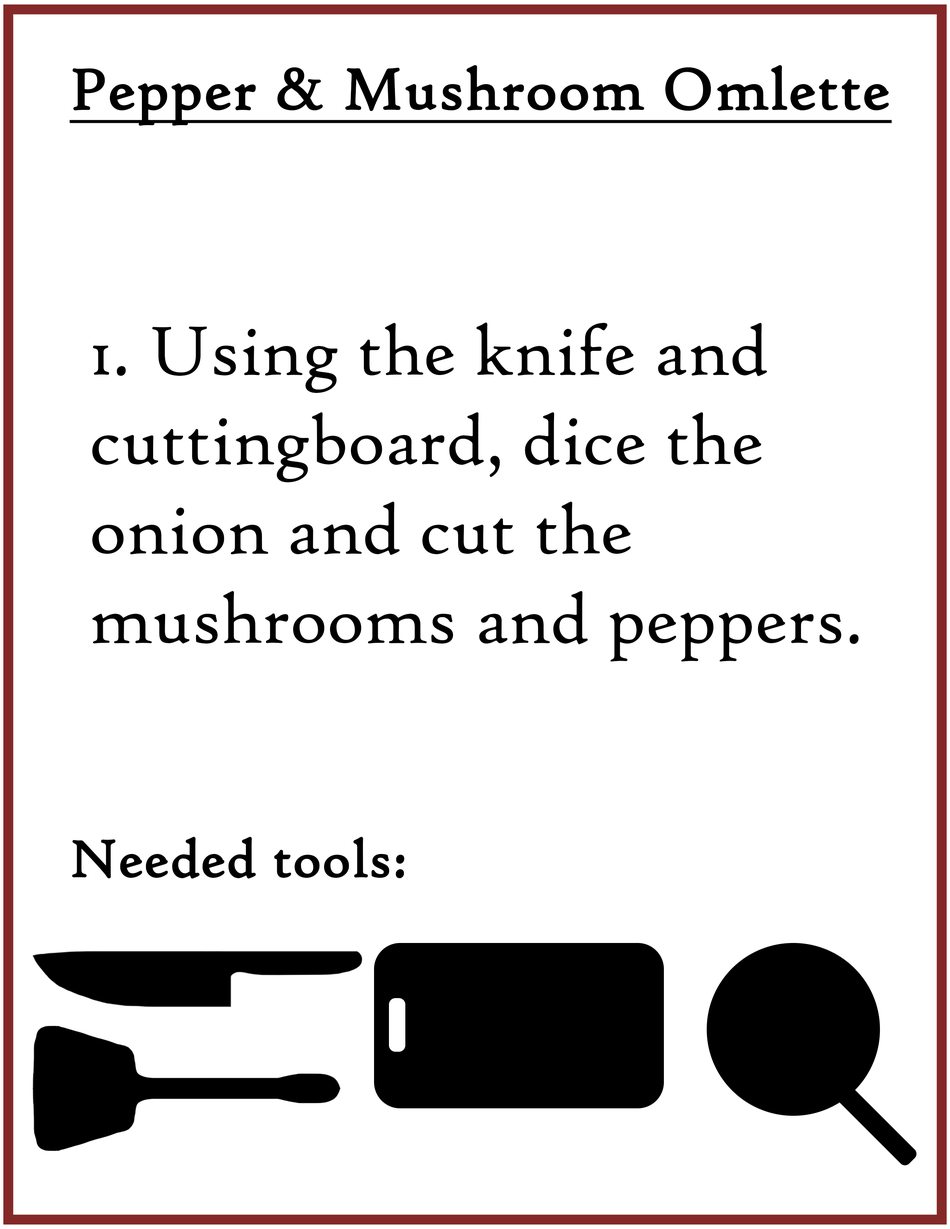
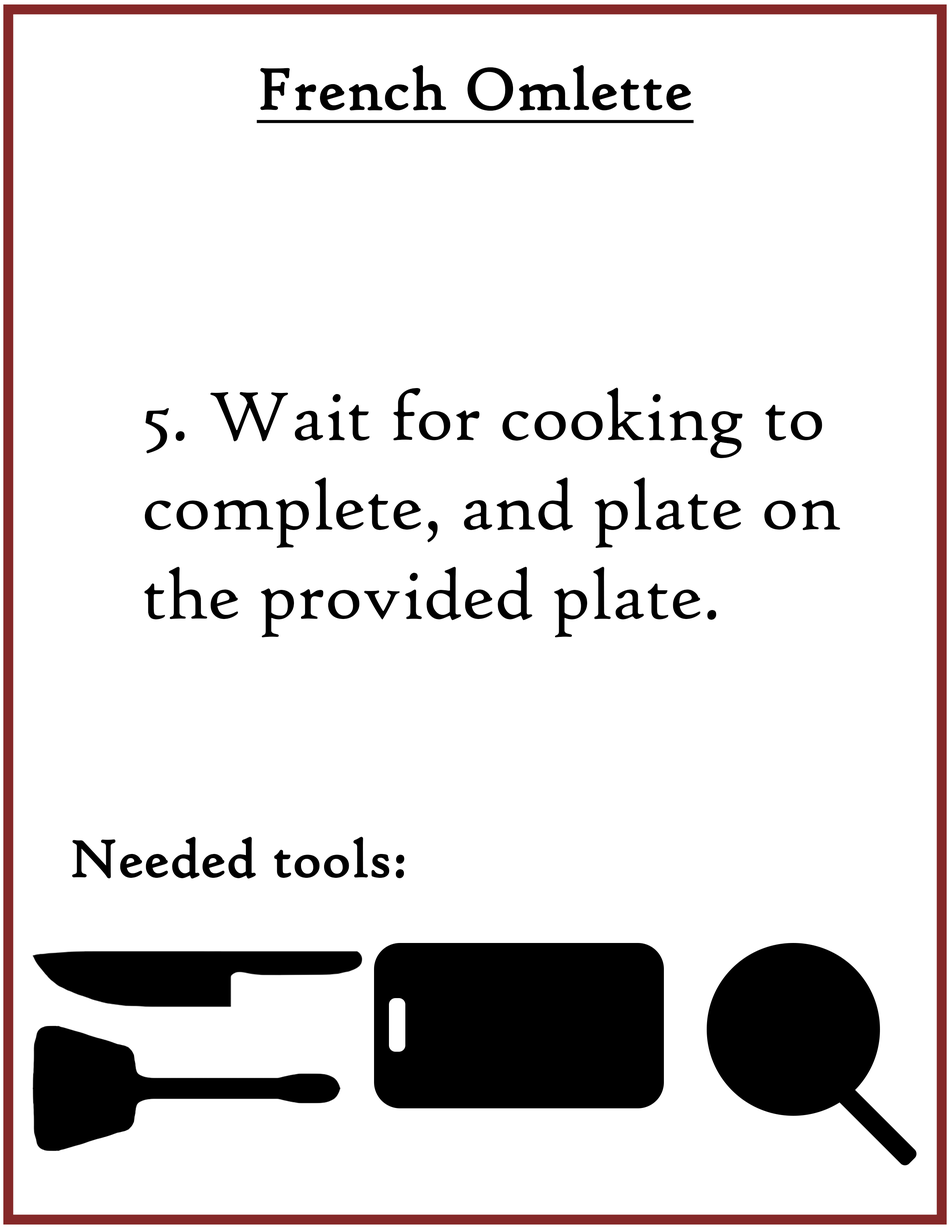
Layers edited between the first and the second 950px x 1229px image:
renamed "Pepper & Mushroom Omlette" to "French Omlette", painted on it over (69, 64, 892, 126)
showed "5. Wait for cooking to complete, and plate on the provided plat" over (144, 387, 841, 638)
renamed "1. Using the knife and cuttingboard, dice the onion and cut the" to "1. Using the knife and cuttingboard, dice the ham.", hid it, painted on it over (92, 322, 859, 662)
